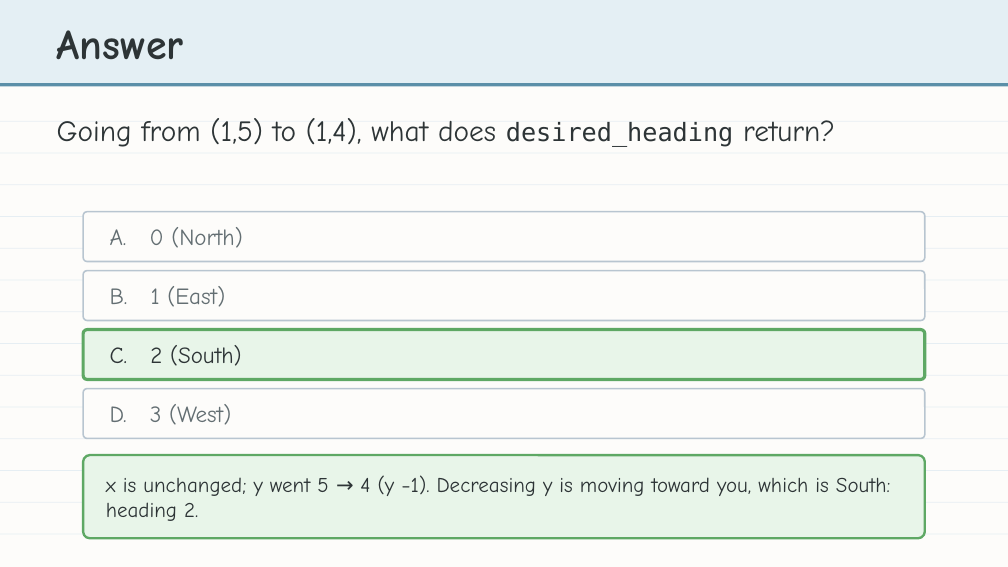
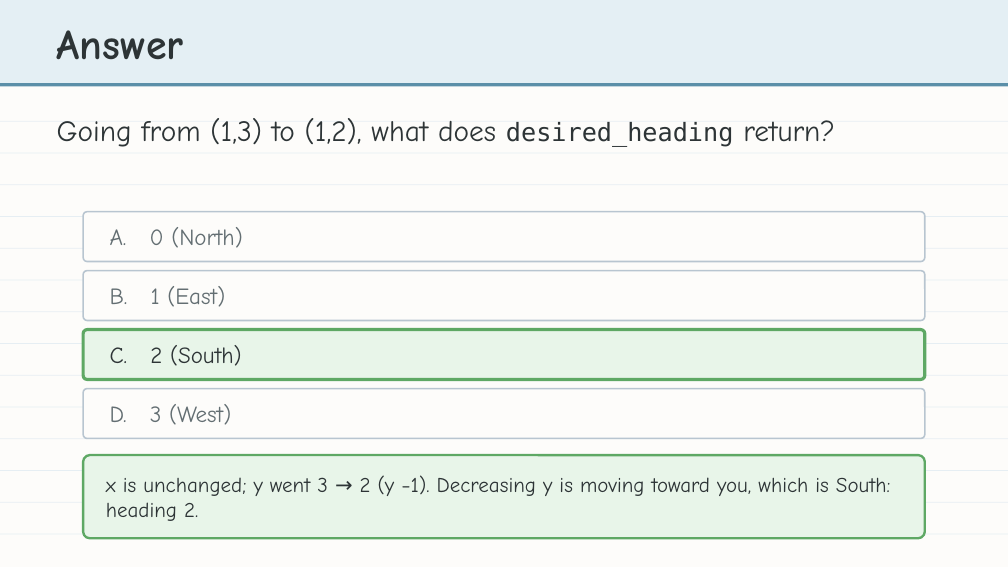
Before and after one commit to bradamiller/LearningPython, a slide deck: slide 11 of static/slides/module-04-manhattan/lesson-07-the-challenge-of-turning.pptx. Drawn at 1008x567 pixels with LibreOffice and Linux fonts; fonts in the diff are those of the drawing. Boxes give left, top, right and bottom in pixels: in the first picture for what was removed or moved away, otherwise in the second. Text is boxed around its words. In the diff, an @@ line names an element or a change of style, - is before the commit and + after.

```diff
--- a/static/slides/module-04-manhattan/lesson-07-the-challenge-of-turning.pptx
+++ b/static/slides/module-04-manhattan/lesson-07-the-challenge-of-turning.pptx
@@ text at [57, 118, 835, 147]: text changed @@
-Going from (1,5) to (1,4), what does desired_heading return?
+Going from (1,3) to (1,2), what does desired_heading return?
@@ text at [106, 475, 891, 521]: text changed @@
-x is unchanged; y went 5 → 4 (y −1). Decreasing y is moving toward you, which is South: heading 2.
+x is unchanged; y went 3 → 2 (y −1). Decreasing y is moving toward you, which is South: heading 2.
```
Also in this commit, not shown: 1 other slide changed, 11 other files.
